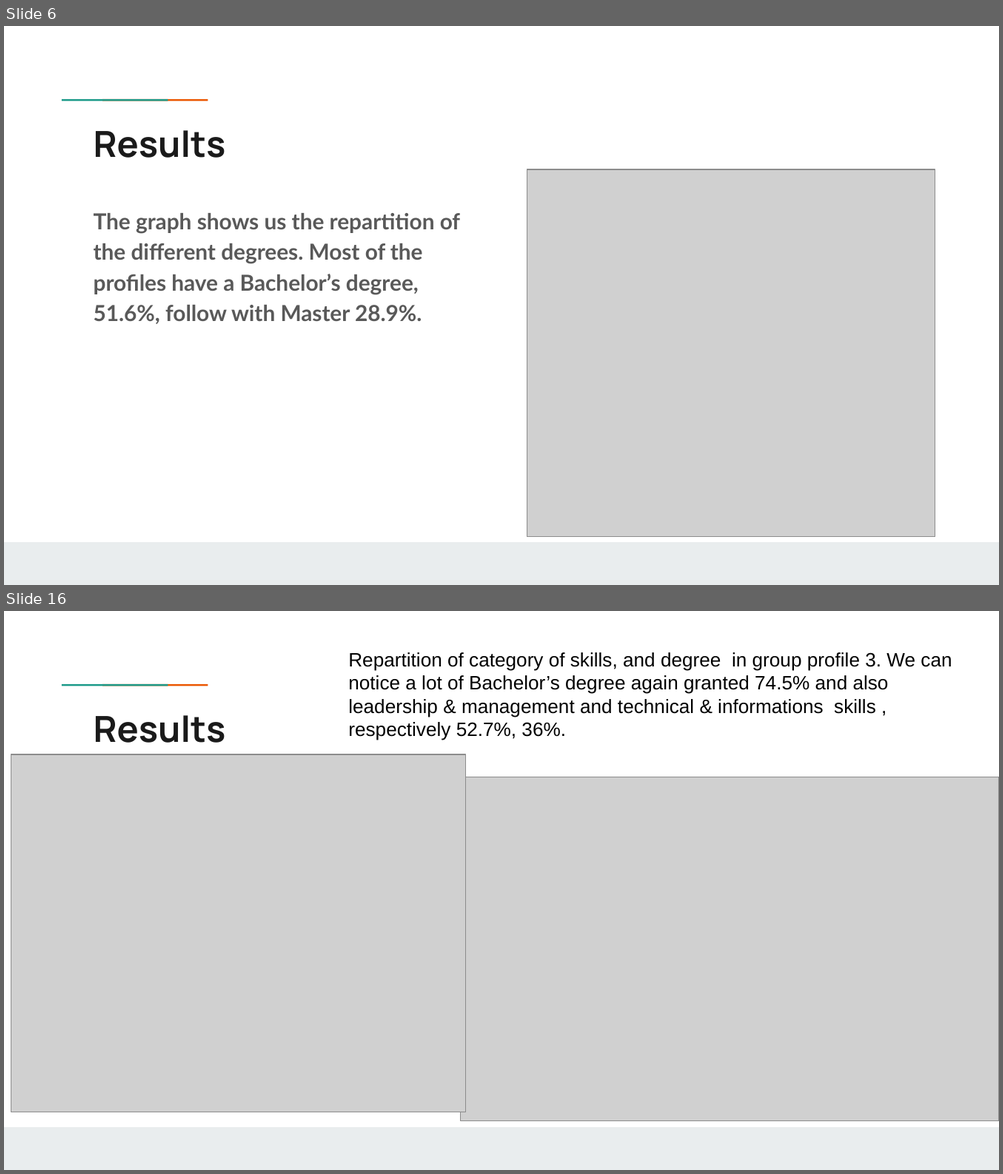
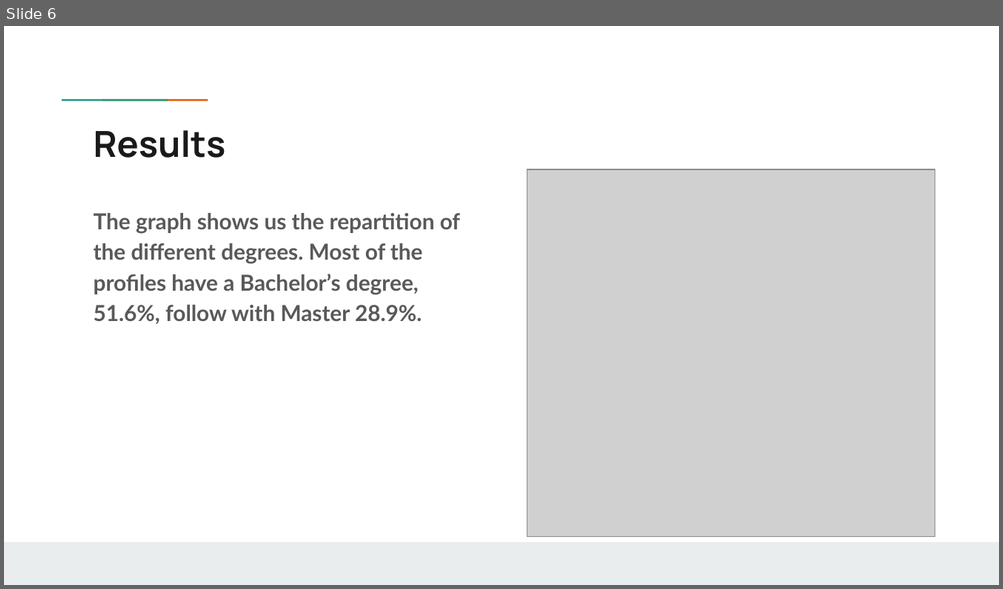
Before and after one commit to B1o0b1/Ayiti_analytics_capstone_project, a slide deck: Capstone_Project_Jean_Franco_Chosson.pptx. Shown one above the other, each under a label of ours: slides 6 and 16 before the commit, slide 6 after it; the slides between them are not shown. The pictures are 1003x1174 and 1003x589 pixels, drawn with LibreOffice and Linux fonts; fonts in the diff are those of the drawing; grey boxes stand for pictures; background and template pictures are left out. Boxes give left, top, right and bottom in pixels: in the first picture for what was removed or moved away, otherwise in the second. Text is boxed around its words. In the diff, an @@ line names an element or a change of style, - is before the commit and + after.

```diff
--- a/Capstone_Project_Jean_Franco_Chosson.pptx
+++ b/Capstone_Project_Jean_Franco_Chosson.pptx
@@ slide 16 removed at <box>4,611,999,1170</box>, background #FFFFFF; not listed: 3 template elements that a slide beside it also shows @@
@@ text removed at <box>348,652,951,741</box> @@
-Repartition of category of skills, and degree in group profile 3. We can notice a lot of Bachelor’s degree again granted 74.5% and also leadership & management and technical & informations skills , respectively 52.7%, 36%.
@@ title removed at <box>94,715,226,743</box> @@
-Results
@@ picture removed at <box>11,755,466,1112</box> @@
@@ text removed at <box>87,752,923,831</box> @@
-j
@@ picture removed at <box>461,777,999,1121</box> @@
```
Also in this commit, not shown: 10 slides changed, 14 slides added, 8 other slides removed, 1 other file.
